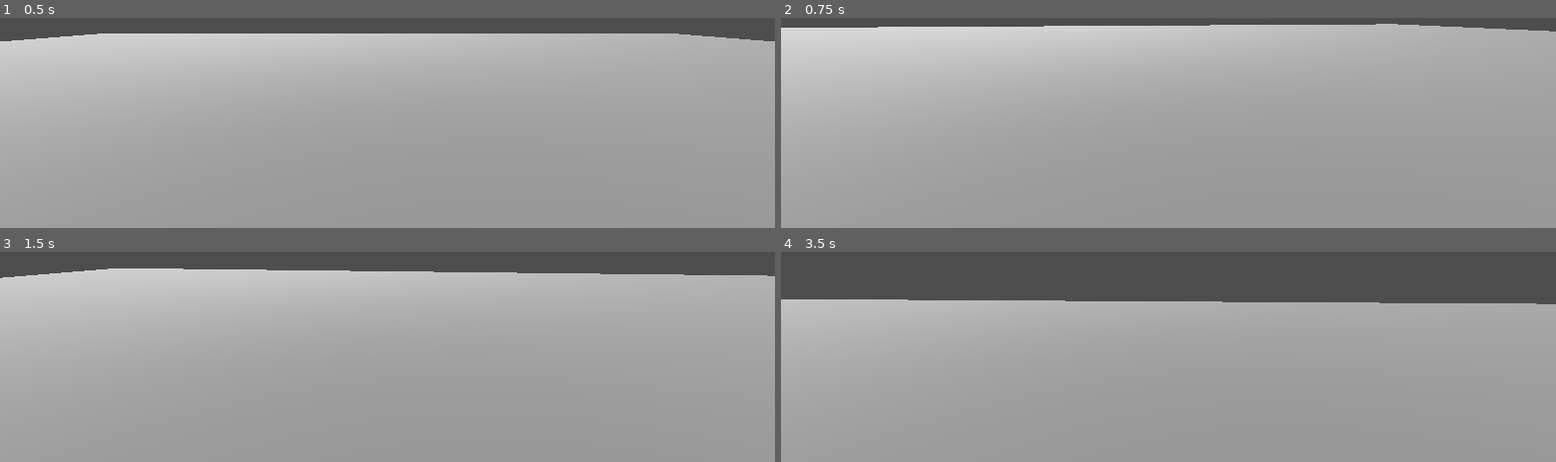
Above: before the commit, frames 1-4 (two rows, left to right).
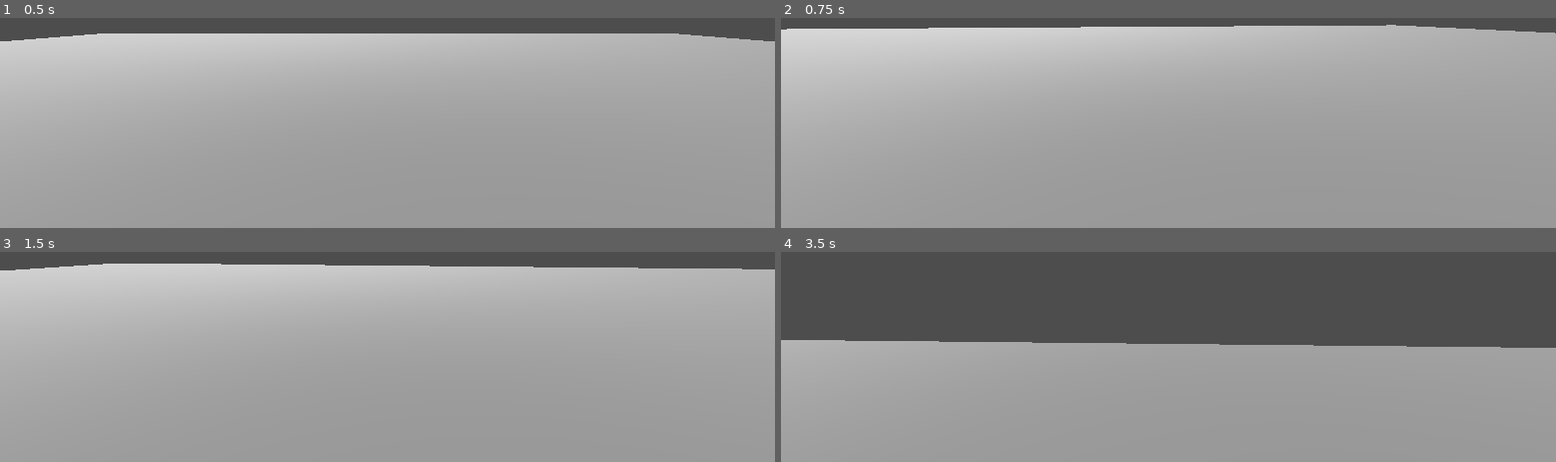
Above: after the commit, the same moments.

Repository: corkranspPA/APCSA-PostTerm2026
Game: Godot game, scene res://main.tscn
Two runs of this game, one before a commit and one after it. Both use one fixed random seed, a clock stepped at 60 frames per second and the inputs below.
Inputs (mouse positions are in pixels of both pictures, inside the frame that each line leads up to):
- Up to frame 1 (0.5 s): no input
- Up to frame 2 (0.75 s): tap Enter at 0.5 s; move the mouse to (outside the picture) at 0.52 s; hold W (move_forward) from 0.53 s (still down); hold C (crouch) from 0.53 s (still down)
- Up to frame 3 (1.5 s): keep holding W (move_forward); tap Space (jump) at 0.77 s; move the mouse to (outside the picture) at 1.27 s; release C (crouch) at 1.28 s; tap C (crouch) at 1.35 s
- Up to frame 4 (3.5 s): keep holding W (move_forward); tap Space (jump) at 1.52, 2.75, 3.02 s; move the mouse to (outside the picture) at 2.02 s; hold C (crouch) 2.03-2.78 s; move the mouse to (outside the picture) at 2.77 s; tap C (crouch) at 2.85 s

Frame 1 is identical in both runs. In frame 2, 0.6% of the frame differs, in the area x 0-100%, y 2-8%; in frame 3, 2.8%; in frame 4, 20%, in the area x 0-100%, y 22-46%.

Commit message:
Update player.gd

Diff:
--- a/player.gd
+++ b/player.gd
@@ -4,6 +4,8 @@
 @export var crouch_speed := 3.0
 @export var jump_velocity := 4.5
 @export var mouse_sensitivity := 0.002
+
+@export var crouch_lerp_speed := 10.0
 
 @onready var head: Node3D = $Head
 @onready var camera: Camera3D = $Head/Camera3D
@@ -20,18 +22,17 @@
 var stand_cam_y := 1.6
 var crouch_cam_y := 0.8
 
+var headspace_check_distance := 0.6
+
 
 func _ready() -> void:
 	Input.set_mouse_mode(Input.MOUSE_MODE_CAPTURED)
 
-	# store capsule settings
 	var shape = collision.shape as CapsuleShape3D
 	if shape:
 		stand_height = shape.height
 
 	stand_collision_pos = collision.position
-
-	# store real camera height (prevents inverted crouch)
 	stand_cam_y = camera.position.y
 	crouch_cam_y = stand_cam_y - 0.8
 
@@ -49,7 +50,7 @@
 
 
 func _physics_process(delta: float) -> void:
-	handle_crouch()
+	handle_crouch(delta)
 
 	if not is_on_floor():
 		velocity += get_gravity() * delta
@@ -78,33 +79,50 @@
 	move_and_slide()
 
 
-func handle_crouch() -> void:
+# -------------------------
+# CEILING CHECK FUNCTION
+# -------------------------
+func can_stand_up() -> bool:
+	var space_state = get_world_3d().direct_space_state
+
+	var query = PhysicsRayQueryParameters3D.create(
+		global_position,
+		global_position + Vector3.UP * headspace_check_distance
+	)
+
+	query.exclude = [self]
+
+	var result = space_state.intersect_ray(query)
+
+	return result.is_empty()
+
+
+# -------------------------
+# CROUCH SYSTEM (SMOOTH)
+# -------------------------
+func handle_crouch(delta: float) -> void:
 	var shape = collision.shape as CapsuleShape3D
 	if not shape:
 		return
 
-	if Input.is_action_pressed("crouch"):
-		if not is_crouching:
-			is_crouching = true
+	var wants_crouch = Input.is_action_pressed("crouch")
 
-			# shrink collider
-			shape.height = crouch_height
+	# prevent standing if ceiling is blocking
+	if not wants_crouch and not can_stand_up():
+		wants_crouch = true
 
-			# keep feet grounded (no floating)
-			collision.position = stand_collision_pos + Vector3(0, -0.5, 0)
+	is_crouching = wants_crouch
 
-		# move camera DOWN relative to real height
-		camera.position.y = crouch_cam_y
+	# target values
+	var target_height = crouch_height if is_crouching else stand_height
+	var target_cam_y = crouch_cam_y if is_crouching else stand_cam_y
+	var target_collision_y = -0.5 if is_crouching else 0.0
 
-	else:
-		if is_crouching:
-			is_crouching = false
+	# smooth capsule height
+	shape.height = lerp(shape.height, target_height, crouch_lerp_speed * delta)
 
-			# restore collider
-			shape.height = stand_height
+	# smooth collision offset (prevents floating)
+	collision.position.y = lerp(collision.position.y, target_collision_y, crouch_lerp_speed * delta)
 
-			# restore exact original position
-			collision.position = stand_collision_pos
-
-		# restore camera correctly
-		camera.position.y = stand_cam_y
+	# smooth camera movement
+	camera.position.y = lerp(camera.position.y, target_cam_y, crouch_lerp_speed * delta)
